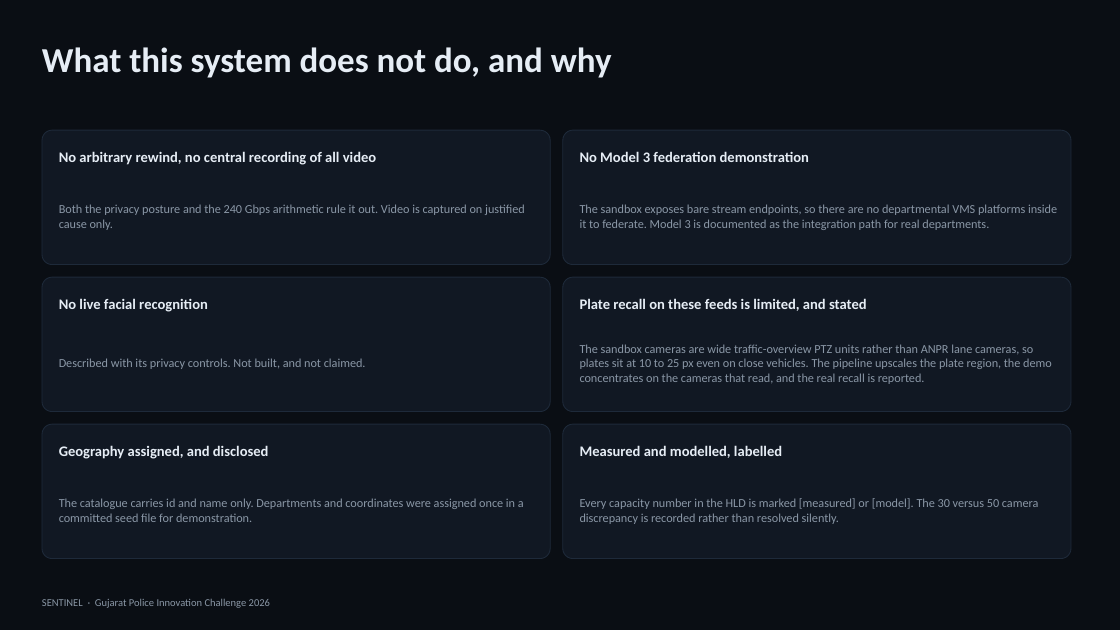
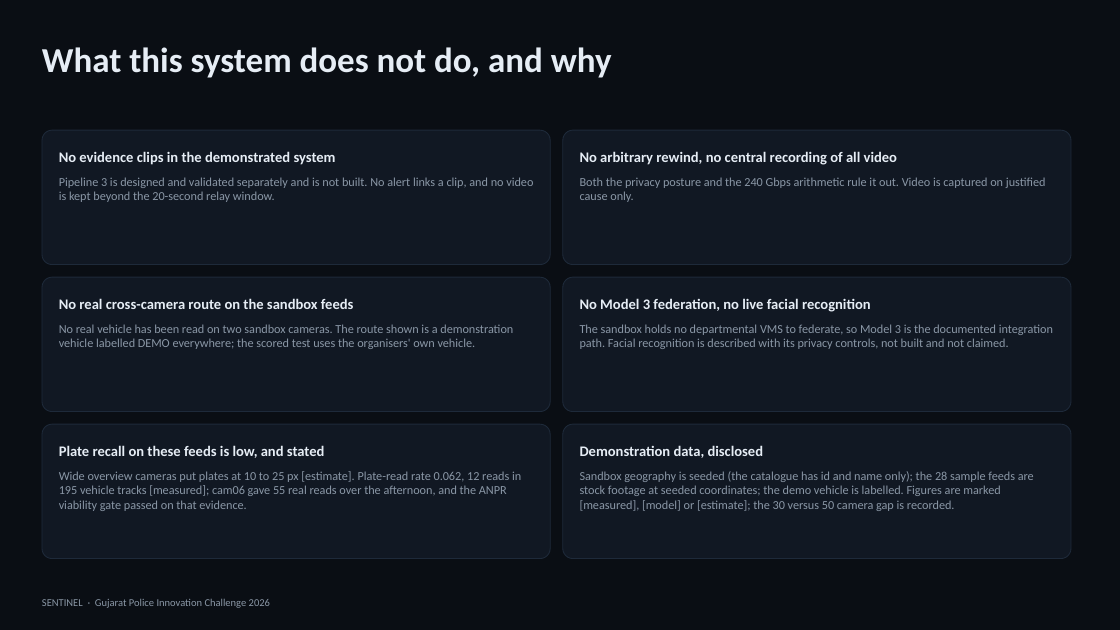
Before and after one commit to adityashroff06-code/sentinel-gujarat, a slide deck: slide 16 of deliverables/Sentinel-Solution-Presentation.pptx. Drawn at 1120x630 pixels with LibreOffice and Linux fonts; fonts in the diff are those of the drawing. Boxes give left, top, right and bottom in pixels: in the first picture for what was removed or moved away, otherwise in the second. Text is boxed around its words. In the diff, an @@ line names an element or a change of style, - is before the commit and + after.

```diff
--- a/deliverables/Sentinel-Solution-Presentation.pptx
+++ b/deliverables/Sentinel-Solution-Presentation.pptx
@@ text at [59,151,336,165]: text changed @@
-No arbitrary rewind, no central recording of all video
+No evidence clips in the demonstrated system
@@ text at [59,177,533,202]: text changed @@
-Both the privacy posture and the 240 Gbps arithmetic rule it out. Video is captured on justified cause only.
+Pipeline 3 is designed and validated separately and is not built. No alert links a clip, and no video is kept beyond the 20-second relay window.
@@ text at [580,151,897,165]: text changed @@
-No Model 3 federation demonstration
+No arbitrary rewind, no central recording of all video
@@ text at [580,177,1046,202]: text changed @@
-The sandbox exposes bare stream endpoints, so there are no departmental VMS platforms inside it to federate. Model 3 is documented as the integration path for real departments.
+Both the privacy posture and the 240 Gbps arithmetic rule it out. Video is captured on justified cause only.
@@ text at [59,298,354,309]: text changed @@
-No live facial recognition
+No real cross-camera route on the sandbox feeds
@@ text at [580,298,871,312]: text changed @@
-Plate recall on these feeds is limited, and stated
+No Model 3 federation, no live facial recognition
@@ text at [59,324,513,349]: text changed @@
-Described with its privacy controls. Not built, and not claimed.
+No real vehicle has been read on two sandbox cameras. The route shown is a demonstration vehicle labelled DEMO everywhere; the scored test uses the organisers' own vehicle.
@@ text at [580,324,1053,349]: text changed @@
-The sandbox cameras are wide traffic-overview PTZ units rather than ANPR lane cameras, so plates sit at 10 to 25 px even on close vehicles. The pipeline upscales the plate region, the demo concentrates on the cameras that read, and the real recall is reported.
+The sandbox holds no departmental VMS to federate, so Model 3 is the documented integration path. Facial recognition is described with its privacy controls, not built and not claimed.
@@ text at [59,445,325,458]: text changed @@
-Geography assigned, and disclosed
+Plate recall on these feeds is low, and stated
@@ text at [580,445,764,458]: text changed @@
-Measured and modelled, labelled
+Demonstration data, disclosed
@@ vertical alignment middle to top in 6 elements at [580,471,1034,511], [59,177,533,202], [580,177,1046,202], [59,324,513,349], [580,324,1053,349], [59,471,521,511] @@
@@ text at [59,471,521,511]: text changed @@
-The catalogue carries id and name only. Departments and coordinates were assigned once in a committed seed file for demonstration.
+Wide overview cameras put plates at 10 to 25 px [estimate]. Plate-read rate 0.062, 12 reads in 195 vehicle tracks [measured]; cam06 gave 55 real reads over the afternoon, and the ANPR viability gate passed on that evidence.
@@ text at [580,471,1034,511]: text changed @@
-Every capacity number in the HLD is marked [measured] or [model]. The 30 versus 50 camera discrepancy is recorded rather than resolved silently.
+Sandbox geography is seeded (the catalogue has id and name only); the 28 sample feeds are stock footage at seeded coordinates; the demo vehicle is labelled. Figures are marked [measured], [model] or [estimate]; the 30 versus 50 camera gap is recorded.
```
Also in this commit, not shown: 15 other slides changed, 1 slide added, 1 slide removed, 19 other files.
